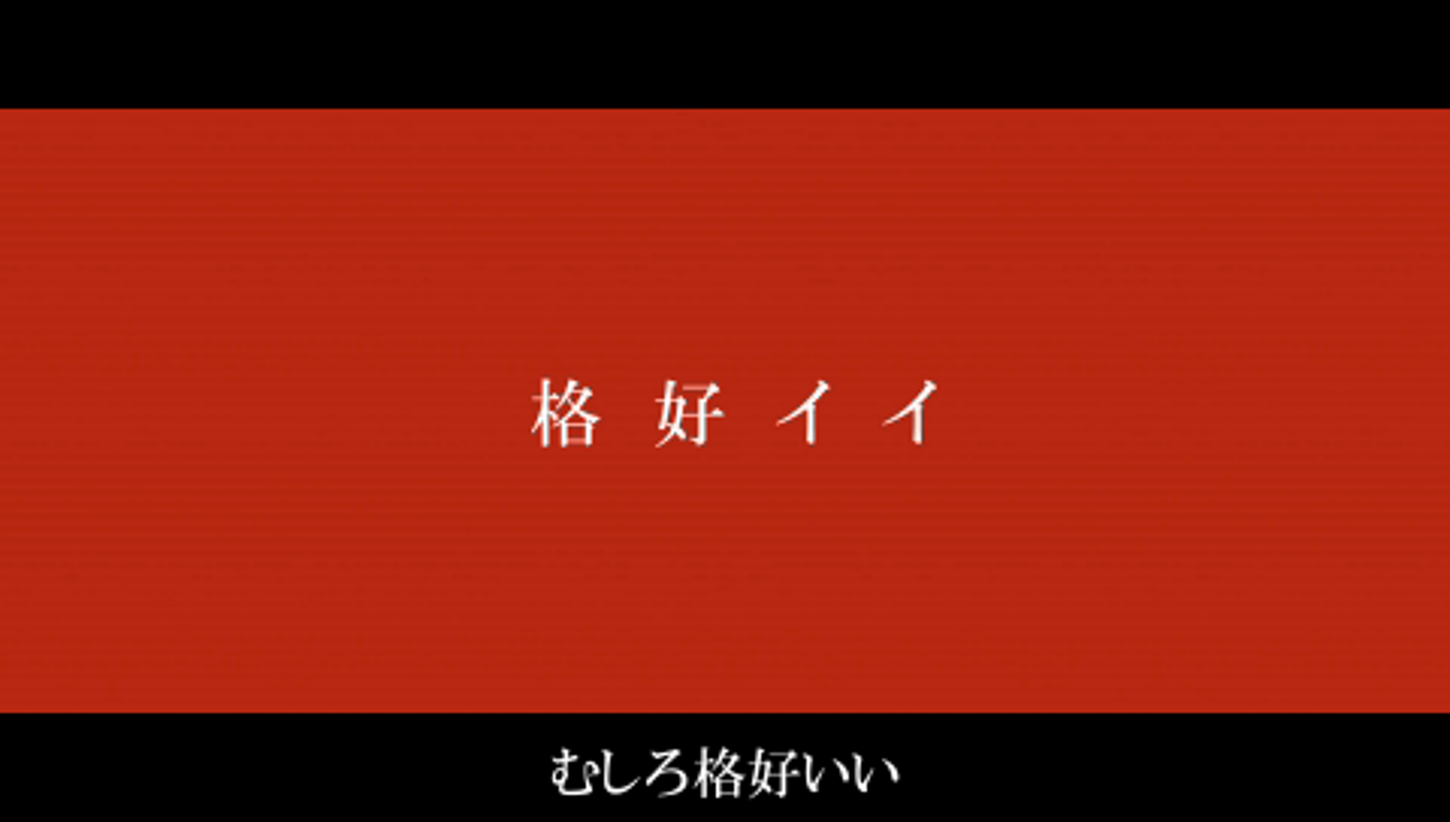
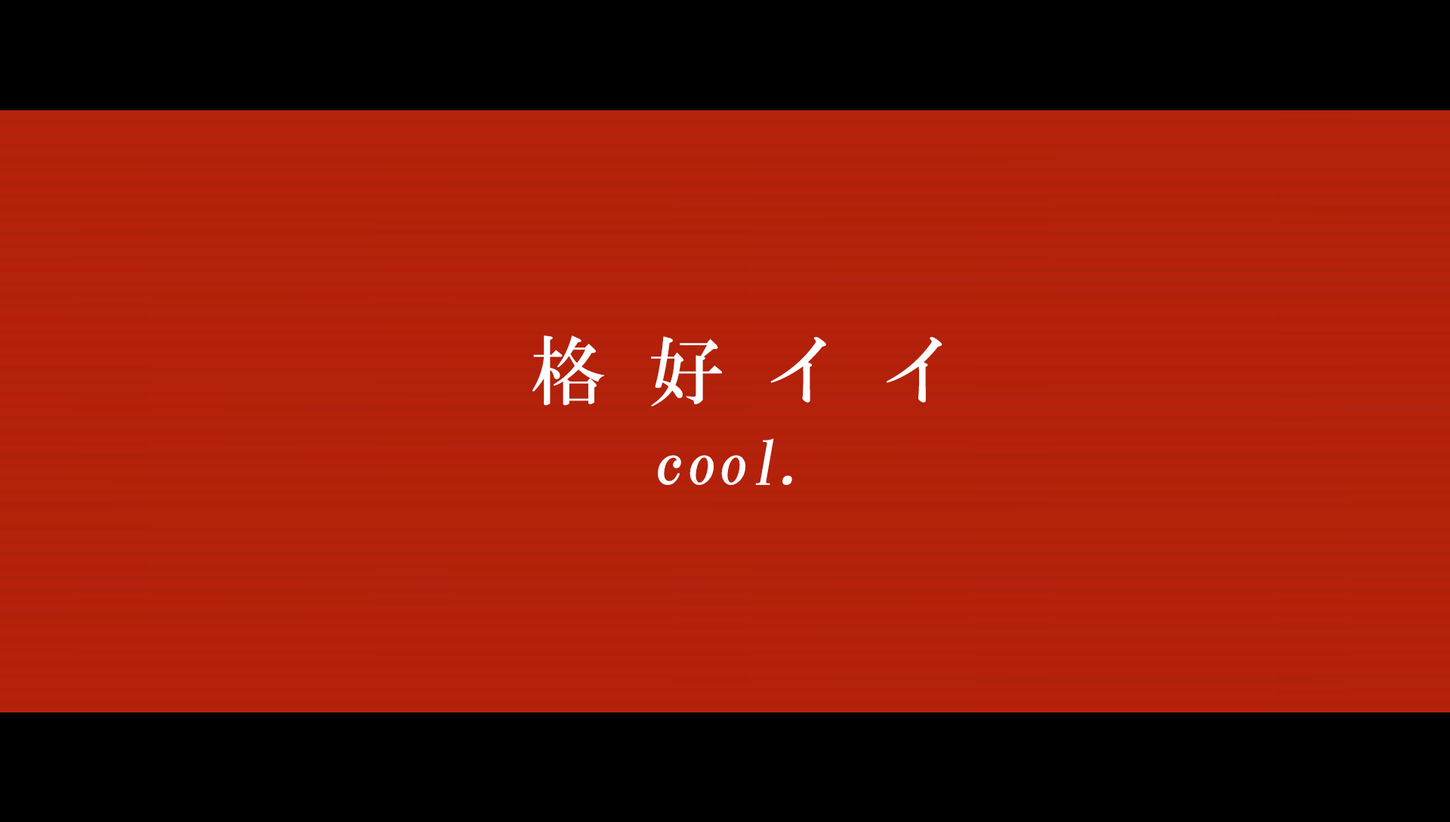
Layers edited between the first and the second 1450 × 822 image:
added layer "cool." above "格好イイ" over 657, 438, 793, 485
added layer "格好イイ" above "Layer 2" over 532, 335, 943, 407
showed "Layer 2" over 0, 107, 1450, 802
